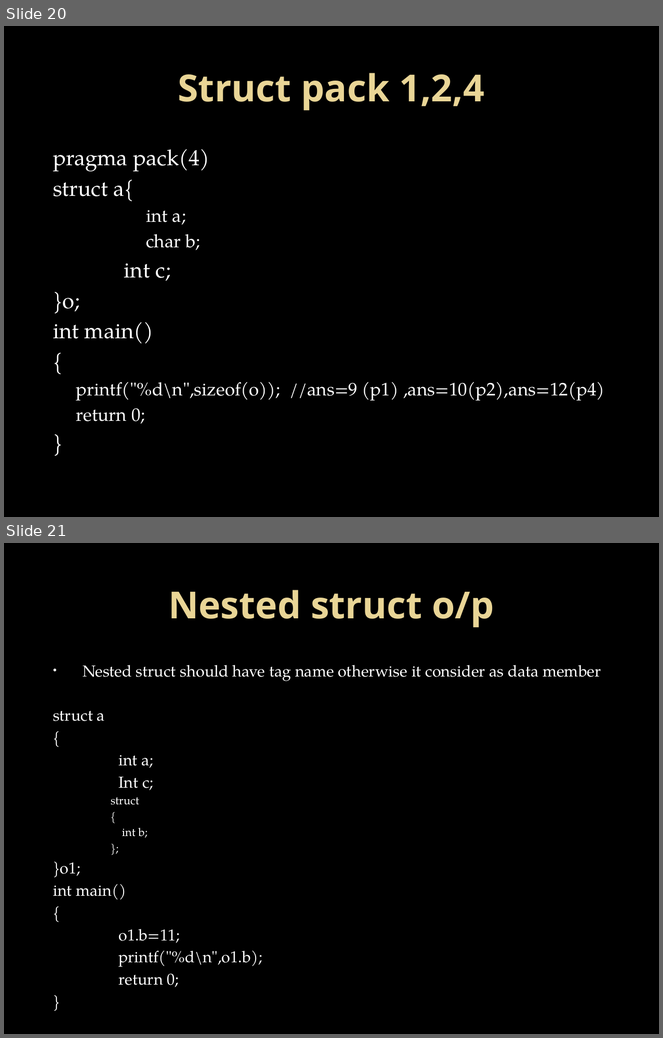
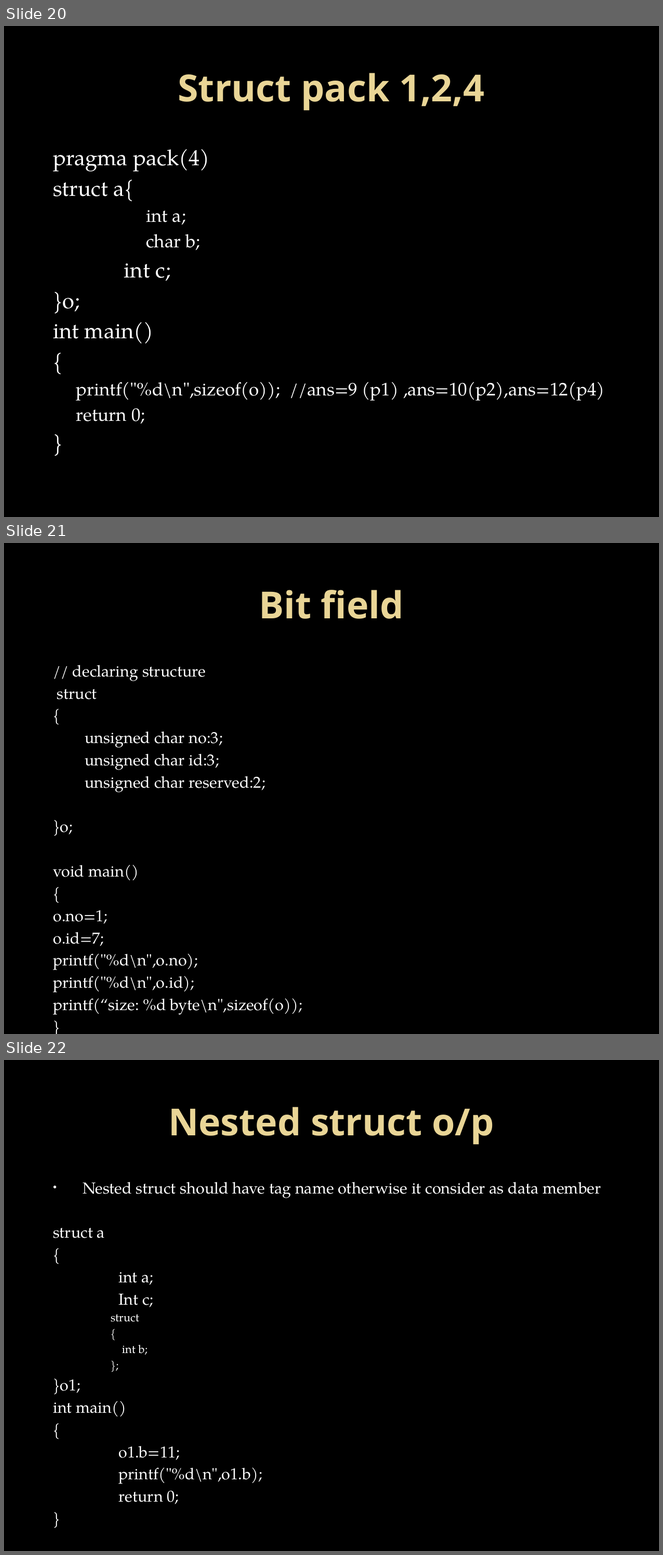
Before and after one commit to Mahesh-7/C_Programs, a slide deck: PPT/structure.pptx. Shown one above the other, each under a label of ours: slides 20 and 21 before the commit, slides 20, 21 and 22 after it. The pictures are 663x1038 and 663x1555 pixels, drawn with LibreOffice and Linux fonts; fonts in the diff are those of the drawing; background and template pictures are left out. Boxes give left, top, right and bottom in pixels: in the first picture for what was removed or moved away, otherwise in the second. Text is boxed around its words. In the diff, an @@ line names an element or a change of style, - is before the commit and + after.

```diff
--- a/PPT/structure.pptx
+++ b/PPT/structure.pptx
@@ slide 21 added at [4,543,659,1034], background picture (left out) @@
@@ title added at [259,590,404,619], 41 pt, text gradient #EAD696 to #E7D081, bold @@
+Bit field
@@ text added at [53,665,302,1015], 17.5 pt, text #FFFFFF @@
+// declaring structure
+struct
+{
+unsigned char no:3;
+unsigned char id:3;
+unsigned char reserved:2;
+}o;
+void main()
+{
+o.no=1;
+o.id=7;
+printf("%d\n",o.no);
+printf("%d\n",o.id);
+printf(“size: %d byte\n",sizeof(o));
+}
@@ what was slide 21 is now slide 22 @@
```
